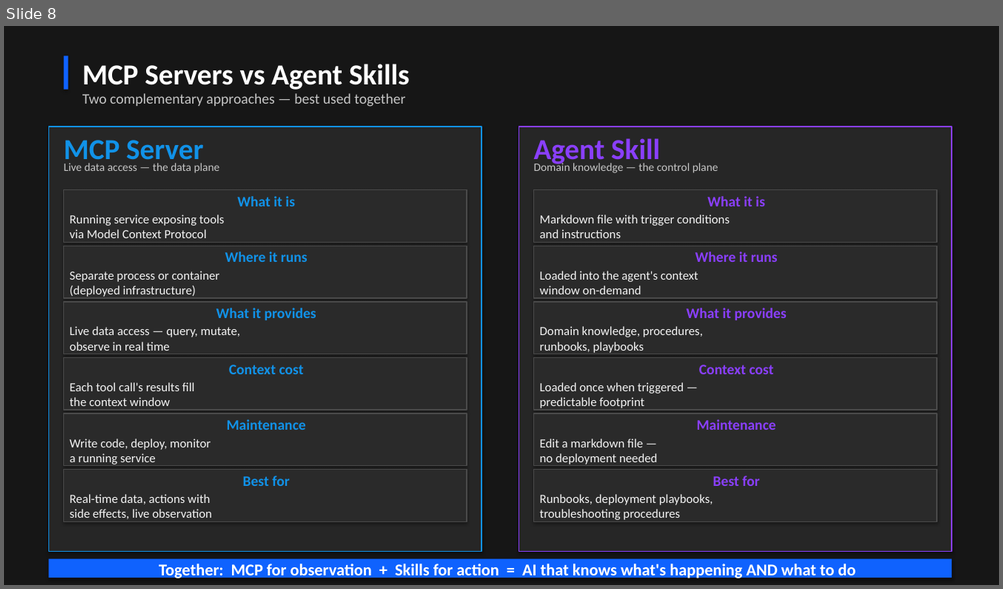
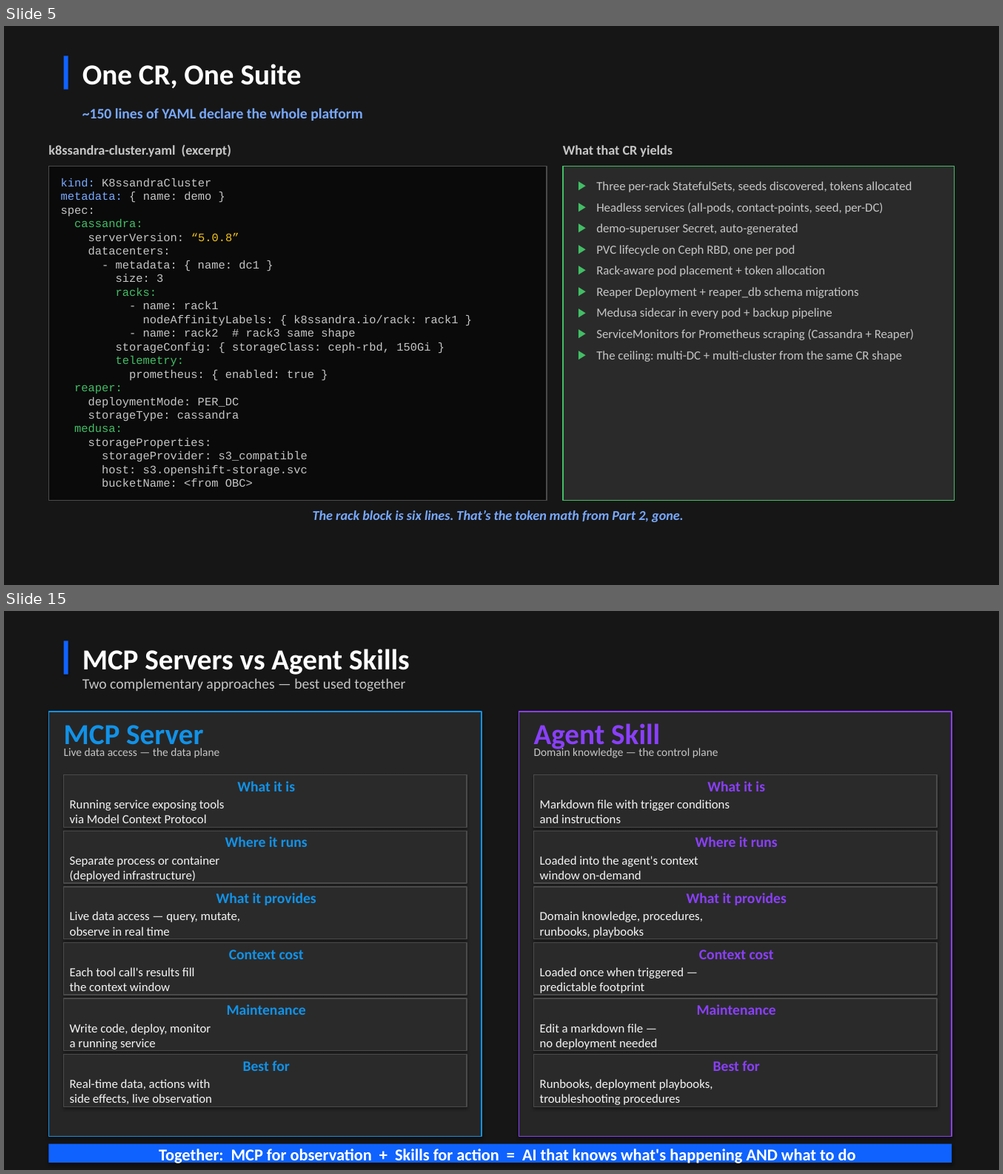
Before and after one commit to jamesc127/k8ssandra-mcp-workshop, a slide deck: k8ssandra-reference-architecture.pptx. Shown one above the other, each under a label of ours: slide 8 before the commit, slides 5 and 15 after it; the slides between them are not shown. The pictures are 1003x589 and 1003x1174 pixels, drawn with LibreOffice and Linux fonts; fonts in the diff are those of the drawing. Boxes give left, top, right and bottom in pixels: in the first picture for what was removed or moved away, otherwise in the second. Text is boxed around its words. In the diff, an @@ line names an element or a change of style, - is before the commit and + after.

```diff
--- a/k8ssandra-reference-architecture.pptx
+++ b/k8ssandra-reference-architecture.pptx
@@ slide 5 added at box(4, 26, 999, 585), background #161616 @@
@@ rectangle added at box(64, 56, 68, 90), fill #0F62FE @@
@@ text added at box(82, 64, 301, 88), 28 pt, text #FFFFFF, bold @@
+One CR, One Suite
@@ text added at box(82, 108, 363, 121), 14 pt, text #78A9FF, bold @@
+~150 lines of YAML declare the whole platform
@@ text added at box(48, 144, 231, 157), 13 pt, text #C6C6C6, bold @@
+k8ssandra-cluster.yaml (excerpt)
@@ text added at box(563, 145, 672, 157), 13 pt, text #C6C6C6, bold @@
+What that CR yields
@@ rectangle added at box(48, 167, 546, 500), fill #0A0A0A, outline #4A4A4A 1 pt, 11 pt, text #C6C6C6 @@
+kind: K8ssandraCluster
+metadata: { name: demo }
+spec:
+cassandra:
+serverVersion: “5.0.8”
+datacenters:
+- metadata: { name: dc1 }
+size: 3
+racks:
+- name: rack1
+nodeAffinityLabels: { k8ssandra.io/rack: rack1 }
+- name: rack2 # rack3 same shape
+storageConfig: { storageClass: ceph-rbd, 150Gi }
+telemetry:
+prometheus: { enabled: true }
+reaper:
+deploymentMode: PER_DC
+storageType: cassandra
+medusa:
+storageProperties:
+storageProvider: s3_compatible
+host: s3.openshift-storage.svc
+bucketName: <from OBC>
@@ rectangle added at box(563, 167, 954, 500), fill #2A2A2A, outline #42BE65 1 pt, 12 pt, text #C6C6C6 @@
+▶ Three per-rack StatefulSets, seeds discovered, tokens allocated
+▶ Headless services (all-pods, contact-points, seed, per-DC)
+▶ demo-superuser Secret, auto-generated
+▶ PVC lifecycle on Ceph RBD, one per pod
+▶ Rack-aware pod placement + token allocation
+▶ Reaper Deployment + reaper_db schema migrations
+▶ Medusa sidecar in every pod + backup pipeline
+▶ ServiceMonitors for Prometheus scraping (Cassandra + Reaper)
+▶ The ceiling: multi-DC + multi-cluster from the same CR shape
@@ text added at box(313, 511, 683, 523), 13 pt, text #78A9FF, bold, italic @@
+The rack block is six lines. That’s the token math from Part 2, gone.
@@ what was slide 8 is now slide 15 @@
```
Also in this commit, not shown: 7 slides changed, 8 other slides added, 2 slides removed, 1 other file.
